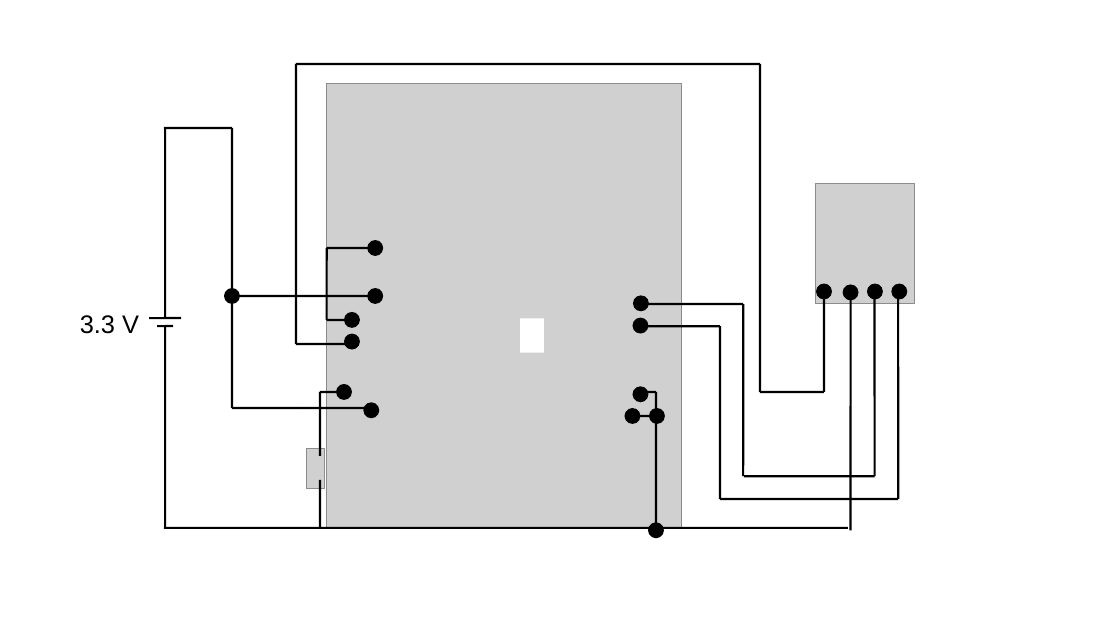
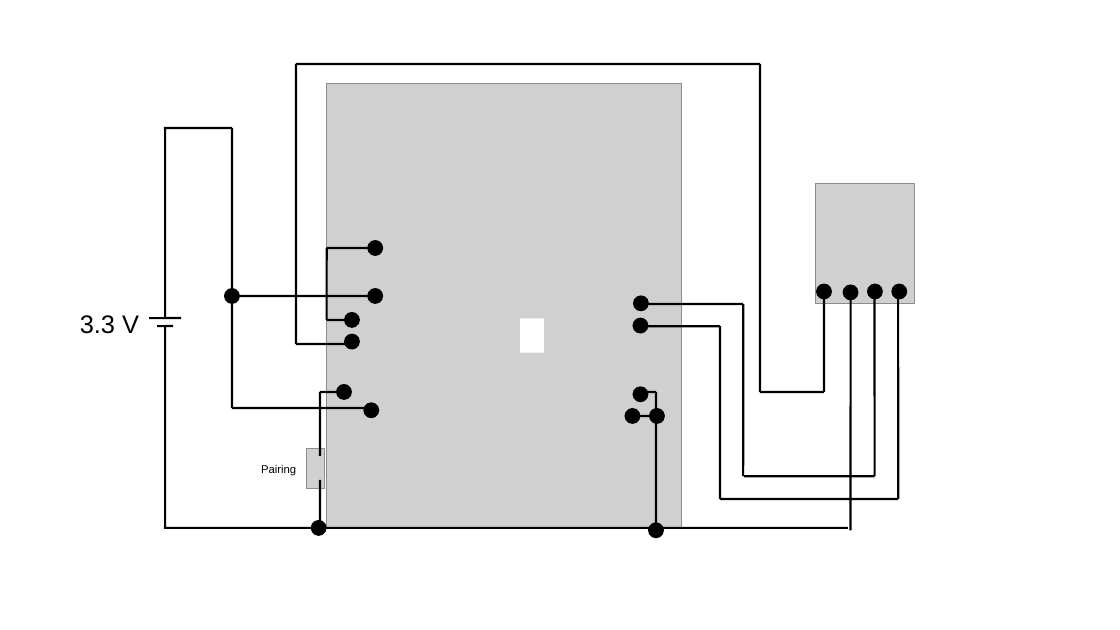
Before and after one commit to Noschvie/shrdzm, a slide deck: slide 5 of hardware/Wiring.odp. Drawn at 1120x630 pixels with LibreOffice and Linux fonts; fonts in the diff are those of the drawing; grey boxes stand for pictures. Boxes give left, top, right and bottom in pixels: in the first picture for what was removed or moved away, otherwise in the second. Text is boxed around its words. In the diff, an @@ line names an element or a change of style, - is before the commit and + after.

```diff
--- a/hardware/Wiring.odp
+++ b/hardware/Wiring.odp
@@ text added at [261,465,296,476], 8 pt, text #000000 @@
+Pairing
@@ ellipse added at [311,520,327,537], fill #000000 @@
```
Also in this commit, not shown: 2 other slides changed, 3 slides added, 1 slide removed.
